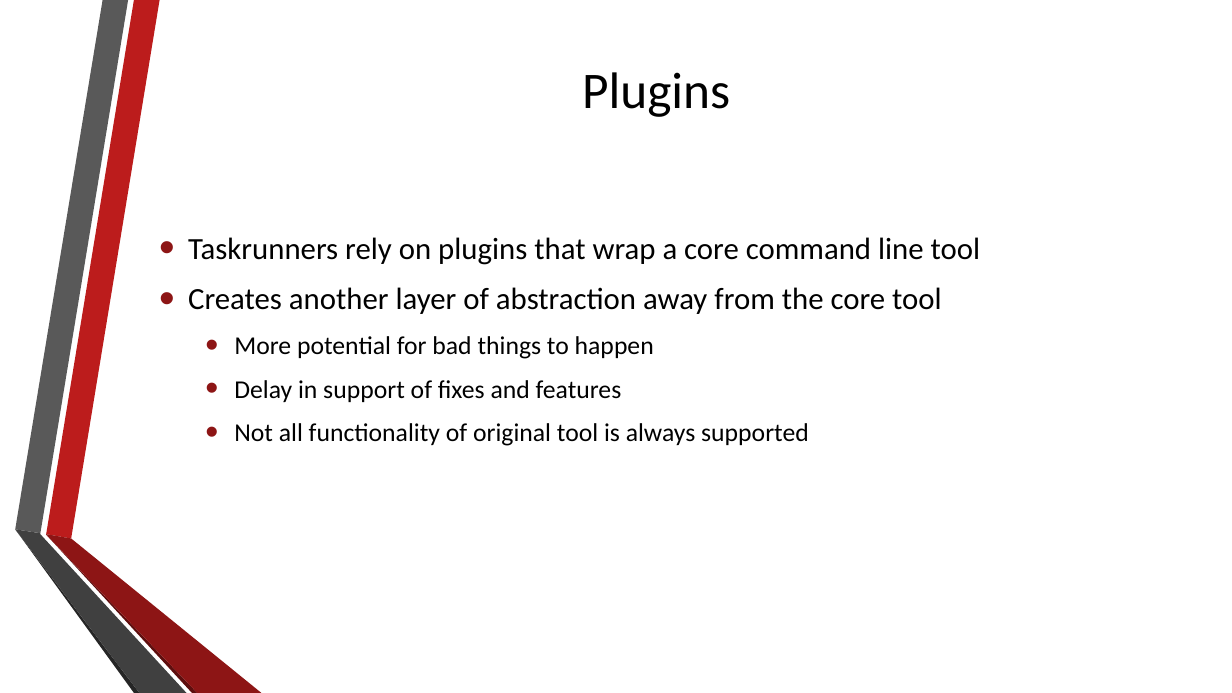
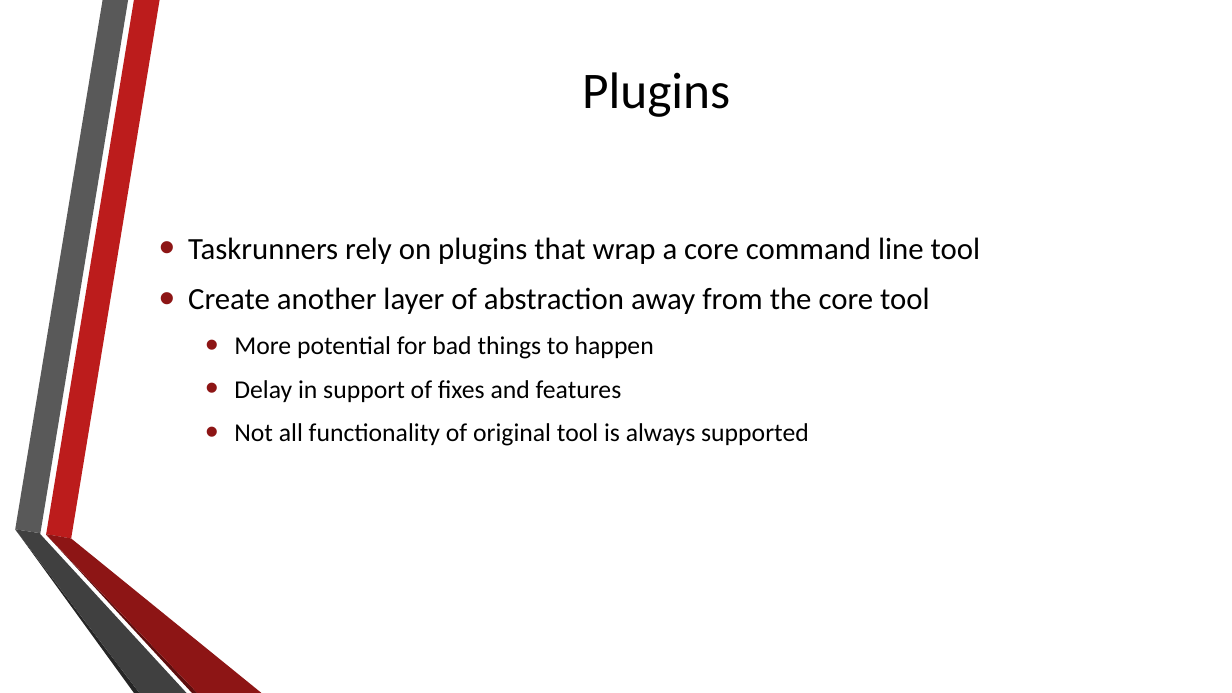
Before and after one commit to fyockm/npm-scripts, a slide deck: slide 4 of npm_scripts.pptx. Drawn at 1232x693 pixels with LibreOffice and Linux fonts; fonts in the diff are those of the drawing; background and template pictures are left out. Boxes give left, top, right and bottom in pixels: in the first picture for what was removed or moved away, otherwise in the second. Text is boxed around its words. In the diff, an @@ line names an element or a change of style, - is before the commit and + after.

```diff
--- a/npm_scripts.pptx
+++ b/npm_scripts.pptx
@@ text at (188,287,930,314): text changed @@
-• Creates another layer of abstraction away from the core tool
+• Create another layer of abstraction away from the core tool
```
Also in this commit, not shown: 5 other slides changed, 18 other files.
